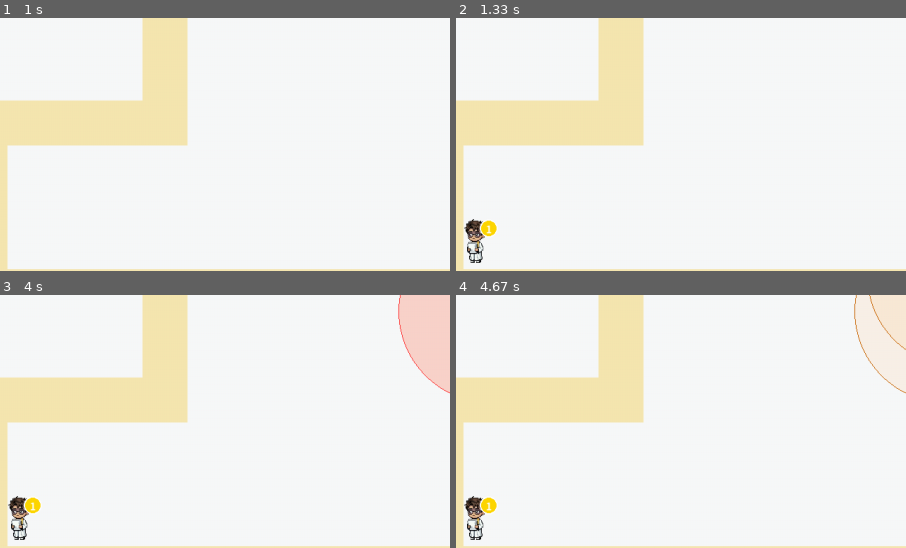
Above: before the commit, frames 1-4 (two rows, left to right).
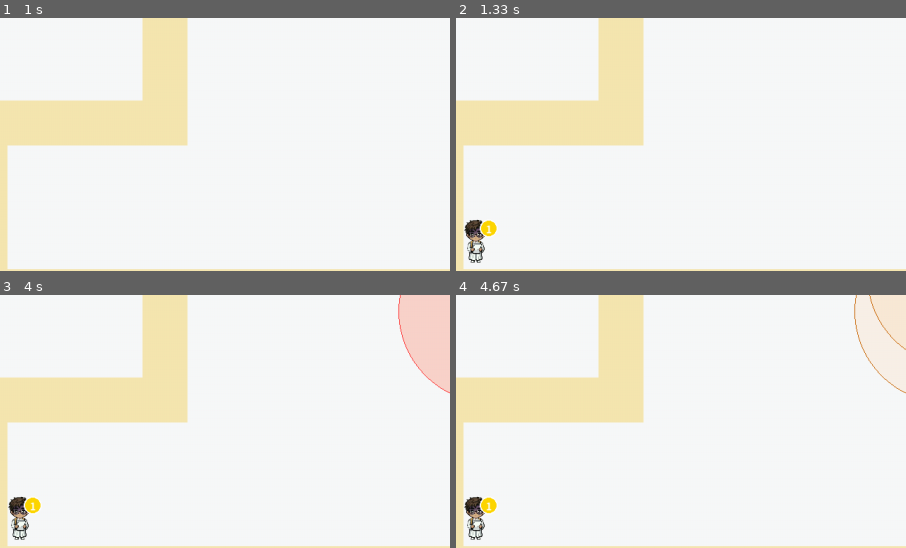
Above: after the commit, the same moments.

Repository: Dooroomi/kgu-defense-game
Game: pygame game, started from pygame_defense/main.py
The game is run twice, just before and just after one commit, with the same random seed, the same clock (stepped at 60 frames per second) and the same inputs.
Inputs (mouse positions are % of the whole screen's width and height, from its top left):
- Up to frame 1 (1 s): click (46, 54) at 0.38 s; click "박사" at 0.72 s
- Up to frame 2 (1.33 s): click (19, 73) at 1.05 s
- Up to frame 3 (4 s): click (62, 59) at 1.38 s; click (47, 33) at 2.22 s; click (85, 76) at 3.05 s; tap Backspace at 3.33 s; click (71, 32) at 3.72 s
- Up to frame 4 (4.67 s): click (72, 25) at 4.05 s
The pictures show only the part of the screen within x 17-67%, y 29-79%; the shares and areas given below are measured in that part.

Frame 1 is identical in both runs. In frame 2, 0.4% of the frame differs, in the area x 1-7%, y 79-97%; in frame 3, 0.4%; in frame 4, 0.4%.

Commit message:
타워 대기방향 로직 추가 (길 따라 정면/뒷모습)

Diff:
--- a/pygame_defense/towers/base.py
+++ b/pygame_defense/towers/base.py
@@ -213,7 +213,8 @@
 
         # 바라보는 방향 (back/left/right) - 타겟 위치에 따라 갱신
         self.facing = "right"
-        # idle(적 없음)일 때 바라볼 방향 = 가장 가까운 길 방향 (설치 위치 기준 고정)
+        # idle(적 없음)일 때 바라볼 방향 = 가장 가까운 길의 방향으로 결정
+        # (세로 길 옆이면 정면 / 가로 길 옆이면 뒷모습) - 설치 위치 기준 고정
         self.idle_facing = self._path_facing()
         # 사거리 안에 적이 있는지 (없으면 idle 정지 그림 표시)
         self.has_target = False
@@ -359,7 +360,13 @@
         return "left" if (enemy.x - self.x) < 0 else "right"
 
     def _path_facing(self):
-        """설치 위치에서 '가장 가까운 길' 방향을 4방향으로 판정 (idle 바라보기용)."""
+        """
+        가장 가까운 길 점의 '상대 위치'로 idle 바라보기 방향을 정한다.
+        - 길이 타워보다 위쪽(=가로 길 아래에 설치) → 뒷모습(back)  : 길을 올려다봄(등이 보임)
+        - 길이 타워보다 아래쪽(=가로 길 위에 설치) → 정면(front)  : 길을 내려다봄
+        - 세로 길 옆(길이 좌/우에 있음)            → 정면(front)
+        (idle에서는 좌/우 옆모습을 쓰지 않는다.)
+        """
         best = None
         best_d = float('inf')
         for i in range(len(WAYPOINTS) - 1):
@@ -370,7 +377,12 @@
                 best = cp
         if best is None:
             return "front"
-        return self._dir_from_delta4(best[0] - self.x, best[1] - self.y)
+        dx = best[0] - self.x
+        dy = best[1] - self.y
+        # 길이 '위쪽'에 더 가깝게 있을 때만 뒷모습, 그 외(아래·세로 옆)는 정면
+        if abs(dy) > abs(dx) and dy < 0:
+            return "back"
+        return "front"
 
     def _advance_animation(self, dt):
         """
